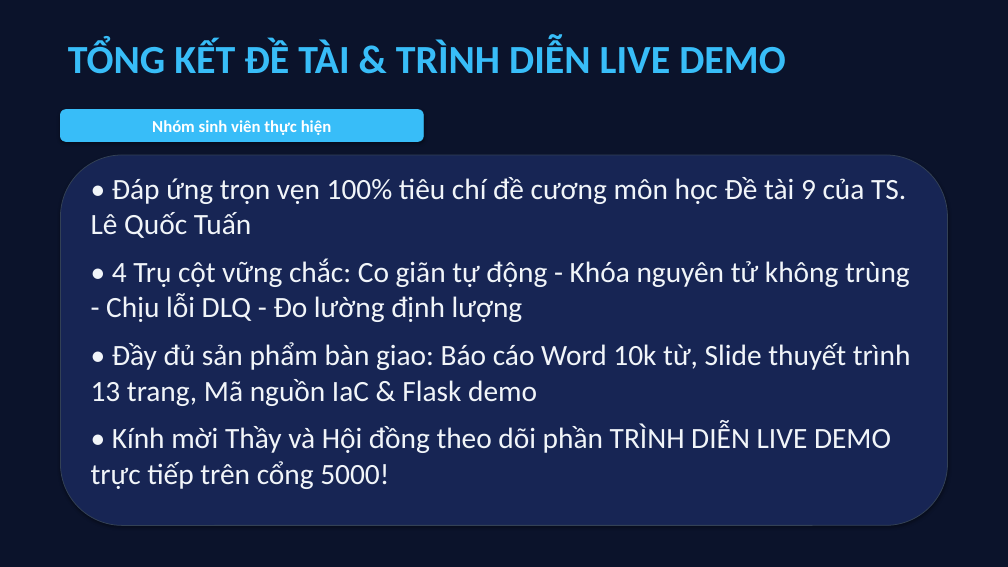
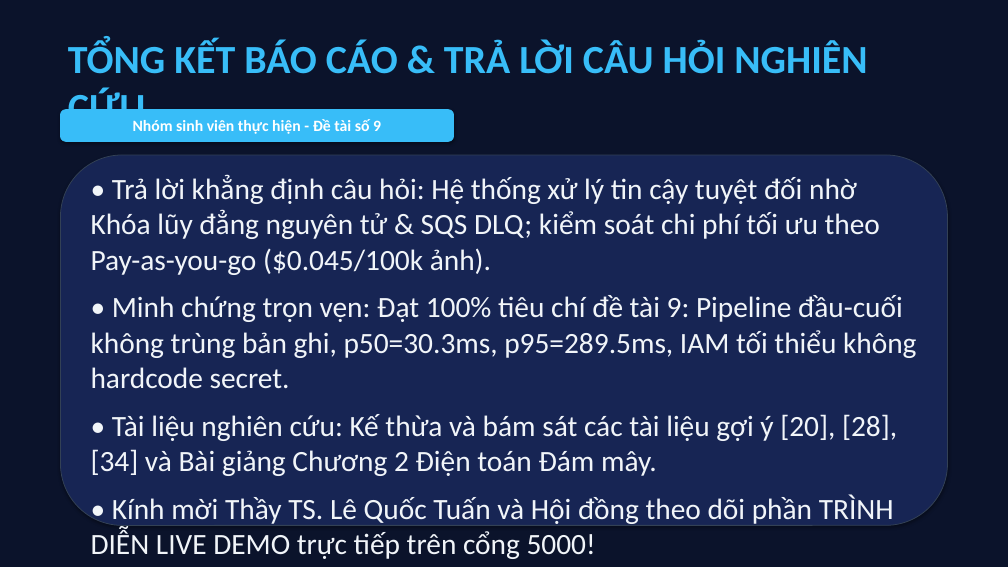
Before and after one commit to datdanghoccode/DTDM_XuLyAnh_Serverless, a slide deck: slide 13 of docs/DTDM_ThuyetTrinh_DeTai9.pptx. Drawn at 1008x567 pixels with LibreOffice and Linux fonts; fonts in the diff are those of the drawing. Boxes give left, top, right and bottom in pixels: in the first picture for what was removed or moved away, otherwise in the second. Text is boxed around its words. In the diff, an @@ line names an element or a change of style, - is before the commit and + after.

Commit message:
feat: finalize 13-slide academic presentation with verbatim syllabus alignment and 3-member split

```diff
--- a/docs/DTDM_ThuyetTrinh_DeTai9.pptx
+++ b/docs/DTDM_ThuyetTrinh_DeTai9.pptx
@@ text at (68,40,867,131): text changed @@
-TỔNG KẾT ĐỀ TÀI & TRÌNH DIỄN LIVE DEMO
+TỔNG KẾT BÁO CÁO & TRẢ LỜI CÂU HỎI NGHIÊN CỨU
@@ rounded rectangle "Nhóm sinh viên thực hiện ...": place and size @@
-rounded rectangle "Nhóm sinh viên thực hiện ..." at (60,110,423,141)
+rounded rectangle "Nhóm sinh viên thực hiện ..." at (60,110,454,141)
@@ text in rounded rectangle at (133,119,381,134): text changed; size 16 to 15 pt @@
-Nhóm sinh viên thực hiện
+Nhóm sinh viên thực hiện - Đề tài số 9
@@ text at (91,174,916,527): text changed @@
-• Đáp ứng trọn vẹn 100% tiêu chí đề cương môn học Đề tài 9 của TS. Lê Quốc Tuấn
-• 4 Trụ cột vững chắc: Co giãn tự động - Khóa nguyên tử không trùng - Chịu lỗi DLQ - Đo lường định lượng
-• Đầy đủ sản phẩm bàn giao: Báo cáo Word 10k từ, Slide thuyết trình 13 trang, Mã nguồn IaC & Flask demo
-• Kính mời Thầy và Hội đồng theo dõi phần TRÌNH DIỄN LIVE DEMO trực tiếp trên cổng 5000!
+• Trả lời khẳng định câu hỏi: Hệ thống xử lý tin cậy tuyệt đối nhờ Khóa lũy đẳng nguyên tử & SQS DLQ; kiểm soát chi phí tối ưu theo Pay-as-you-go ($0.045/100k ảnh).
+• Minh chứng trọn vẹn: Đạt 100% tiêu chí đề tài 9: Pipeline đầu-cuối không trùng bản ghi, p50=30.3ms, p95=289.5ms, IAM tối thiểu không hardcode secret.
+• Tài liệu nghiên cứu: Kế thừa và bám sát các tài liệu gợi ý [20], [28], [34] và Bài giảng Chương 2 Điện toán Đám mây.
+• Kính mời Thầy TS. Lê Quốc Tuấn và Hội đồng theo dõi phần TRÌNH DIỄN LIVE DEMO trực tiếp trên cổng 5000!
```
Also in this commit, not shown: 8 other slides changed, 4 slides added, 4 slides removed, 3 other files.
